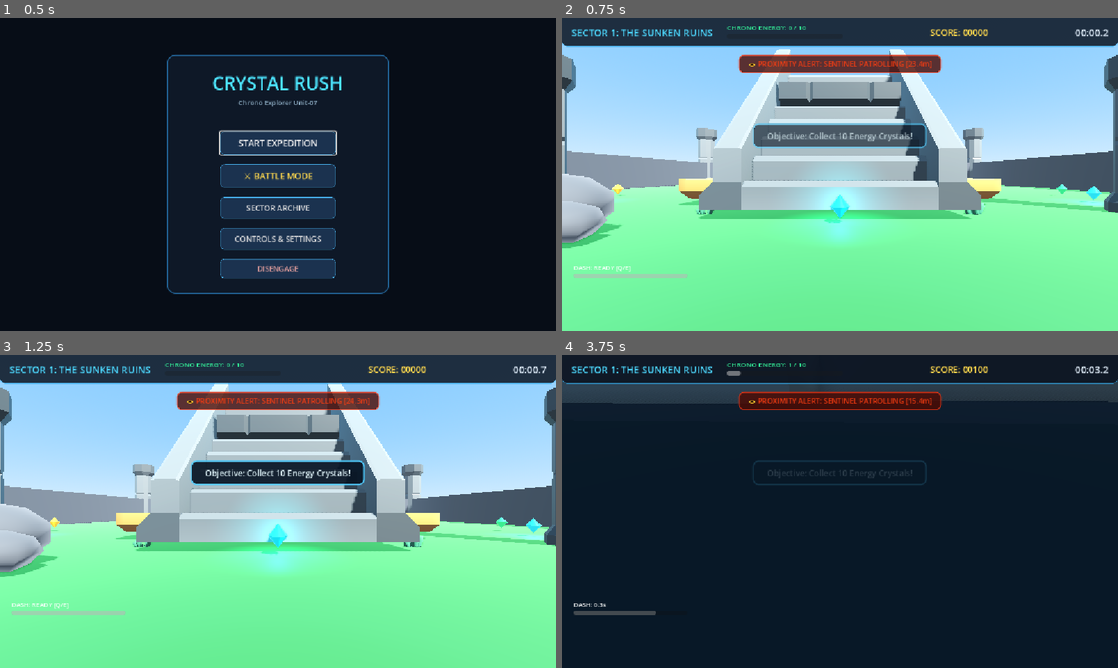
Above: before the commit, frames 1-4 (two rows, left to right).
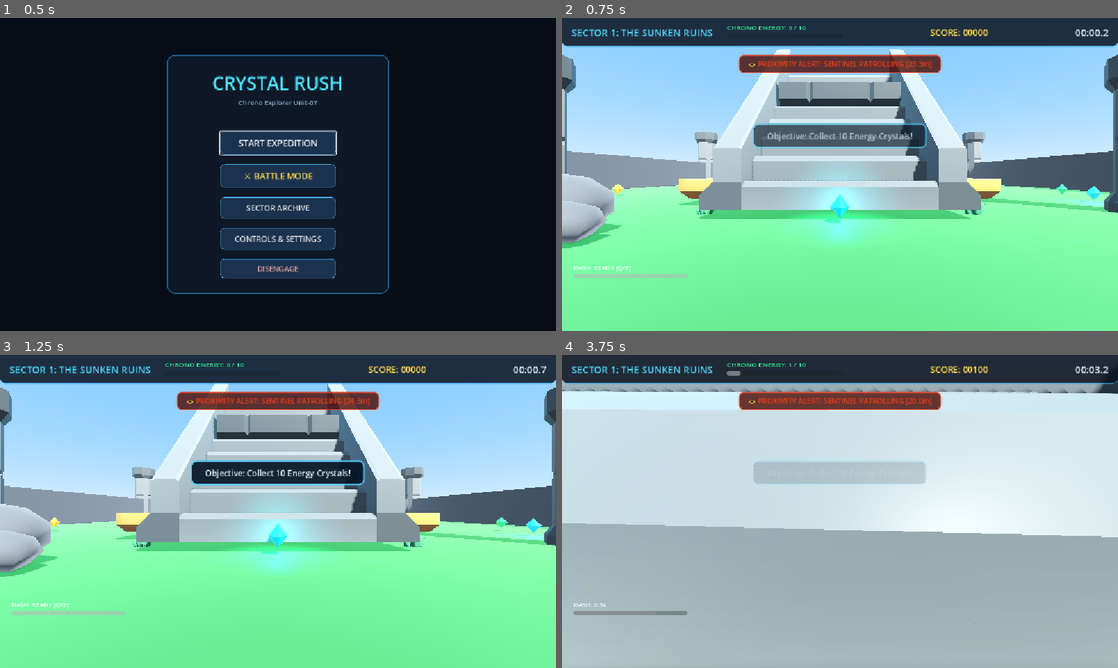
Above: after the commit, the same moments.

Repository: 12Ahm-webSite/test-mcp
Game: Godot game, scene res://ui/main_menu.tscn
Two runs of this game, one before a commit and one after it. Both use one fixed random seed, a clock stepped at 60 frames per second and the inputs below.
Inputs (mouse positions are in pixels of both pictures, inside the frame that each line leads up to):
- Up to frame 1 (0.5 s): no input
- Up to frame 2 (0.75 s): click "START EXPEDITION" at 0.5 s
- Up to frame 3 (1.25 s): no input
- Up to frame 4 (3.75 s): tap Enter at 1.25 s; move the mouse to (867, 511) at 1.27 s; hold W (move_forward) from 1.28 s (still down); tap Q (dash) at 1.35 s; click (867, 511) at 1.42 s; tap Space (jump) at 1.52, 2.27 s; move the mouse to (812, 511) at 2.02 s; tap Shift (sprint) at 2.1 s; move the mouse to (851, 505) at 2.77 s; tap E at 2.85 s; move the mouse to (834, 517) at 3.52 s; tap 1 at 3.6 s; click (834, 517) at 3.67 s

Frame 1 is identical in both runs. In frame 2, 0.3% of the frame differs, in the area x 23-77%, y 13-52%; in frame 3, 0.3%; in frame 4, 91%, in the area x 0-100%, y 8-100%.

Commit message:
fix(physics): resolve prop and stair collisions, prevent building penetration and enable smooth stair climbing

Diff:
--- a/project.godot
+++ b/project.godot
@@ -35,5 +35,3 @@
 [rendering]
 
 rendering_device/driver.windows="d3d12"
-renderer/rendering_method="forward_plus"
-renderer/rendering_method.mobile="mobile"
--- a/scenes/levels/battle_2_canyon.tscn
+++ b/scenes/levels/battle_2_canyon.tscn
@@ -141,16 +141,16 @@
 transform = Transform3D(1.2, 0, 0, 0, 1.2, 0, 0, 0, 1.2, 0, 0, -8)
 
 [node name="Pillar1" parent="Architecture" instance=ExtResource("10_pillar")]
-transform = Transform3D(1, 0, 0, 0, 1.2, 0, 0, 0, 1, -16, 0, 12)
+transform = Transform3D(1.2, 0, 0, 0, 1.2, 0, 0, 0, 1.2, -16, 0, 12)
 
 [node name="Pillar2" parent="Architecture" instance=ExtResource("10_pillar")]
-transform = Transform3D(1, 0, 0, 0, 1.2, 0, 0, 0, 1, 16, 0, 12)
+transform = Transform3D(1.2, 0, 0, 0, 1.2, 0, 0, 0, 1.2, 16, 0, 12)
 
 [node name="Pillar3" parent="Architecture" instance=ExtResource("10_pillar")]
-transform = Transform3D(1, 0, 0, 0, 1.4, 0, 0, 0, 1, -18, 0, -10)
+transform = Transform3D(1.4, 0, 0, 0, 1.4, 0, 0, 0, 1.4, -18, 0, -10)
 
 [node name="Pillar4" parent="Architecture" instance=ExtResource("10_pillar")]
-transform = Transform3D(1, 0, 0, 0, 1.4, 0, 0, 0, 1, 18, 0, -10)
+transform = Transform3D(1.4, 0, 0, 0, 1.4, 0, 0, 0, 1.4, 18, 0, -10)
 
 [node name="PlatStep1" parent="Architecture" instance=ExtResource("11_platform")]
 transform = Transform3D(1, 0, 0, 0, 1, 0, 0, 0, 1, -10, 0.8, -2)
@@ -173,7 +173,7 @@
 transform = Transform3D(2, 0, 0, 0, 2, 0, 0, 0, 2, -15, 0, -22)
 
 [node name="Rock2" parent="Boulders" instance=ExtResource("12_rock")]
-transform = Transform3D(2.5, 0, 0, 0, 2, 0, 0, 0, 2.5, 15, 0, -22)
+transform = Transform3D(2.2, 0, 0, 0, 2.2, 0, 0, 0, 2.2, 15, 0, -22)
 
 [node name="Rock3" parent="Boulders" instance=ExtResource("12_rock")]
 transform = Transform3D(1.8, 0, 0, 0, 1.8, 0, 0, 0, 1.8, -20, 0, 5)
--- a/scenes/levels/battle_3_caverns.tscn
+++ b/scenes/levels/battle_3_caverns.tscn
@@ -142,16 +142,16 @@
 transform = Transform3D(1.4, 0, 0, 0, 1.4, 0, 0, 0, 1.4, 0, 0, -10)
 
 [node name="PillarNW" parent="Monoliths" instance=ExtResource("10_pillar")]
-transform = Transform3D(1.2, 0, 0, 0, 1.6, 0, 0, 0, 1.2, -16, 0, -16)
+transform = Transform3D(1.4, 0, 0, 0, 1.4, 0, 0, 0, 1.4, -16, 0, -16)
 
 [node name="PillarNE" parent="Monoliths" instance=ExtResource("10_pillar")]
-transform = Transform3D(1.2, 0, 0, 0, 1.6, 0, 0, 0, 1.2, 16, 0, -16)
+transform = Transform3D(1.4, 0, 0, 0, 1.4, 0, 0, 0, 1.4, 16, 0, -16)
 
 [node name="PillarSW" parent="Monoliths" instance=ExtResource("10_pillar")]
-transform = Transform3D(1.2, 0, 0, 0, 1.6, 0, 0, 0, 1.2, -16, 0, 16)
+transform = Transform3D(1.4, 0, 0, 0, 1.4, 0, 0, 0, 1.4, -16, 0, 16)
 
 [node name="PillarSE" parent="Monoliths" instance=ExtResource("10_pillar")]
-transform = Transform3D(1.2, 0, 0, 0, 1.6, 0, 0, 0, 1.2, 16, 0, 16)
+transform = Transform3D(1.4, 0, 0, 0, 1.4, 0, 0, 0, 1.4, 16, 0, 16)
 
 [node name="Platforms" type="Node3D" parent="."]
 
--- a/scenes/levels/level_1_ruins.tscn
+++ b/scenes/levels/level_1_ruins.tscn
@@ -153,16 +153,16 @@
 transform = Transform3D(1.2, 0, 0, 0, 1.2, 0, 0, 0, 1.2, 0, 0.4, -3)
 
 [node name="CornerPillarNW" parent="Architecture" instance=ExtResource("9_pillar")]
-transform = Transform3D(1.3, 0, 0, 0, 1.5, 0, 0, 0, 1.3, -27, 0, -27)
+transform = Transform3D(1.4, 0, 0, 0, 1.4, 0, 0, 0, 1.4, -27, 0, -27)
 
 [node name="CornerPillarNE" parent="Architecture" instance=ExtResource("9_pillar")]
-transform = Transform3D(1.3, 0, 0, 0, 1.5, 0, 0, 0, 1.3, 27, 0, -27)
+transform = Transform3D(1.4, 0, 0, 0, 1.4, 0, 0, 0, 1.4, 27, 0, -27)
 
 [node name="CornerPillarSW" parent="Architecture" instance=ExtResource("9_pillar")]
-transform = Transform3D(1.3, 0, 0, 0, 1.5, 0, 0, 0, 1.3, -27, 0, 27)
+transform = Transform3D(1.4, 0, 0, 0, 1.4, 0, 0, 0, 1.4, -27, 0, 27)
 
 [node name="CornerPillarSE" parent="Architecture" instance=ExtResource("9_pillar")]
-transform = Transform3D(1.3, 0, 0, 0, 1.5, 0, 0, 0, 1.3, 27, 0, 27)
+transform = Transform3D(1.4, 0, 0, 0, 1.4, 0, 0, 0, 1.4, 27, 0, 27)
 
 [node name="DistantRuinNorth" parent="Architecture" instance=ExtResource("8_arch")]
 transform = Transform3D(2.5, 0, 0, 0, 2.5, 0, 0, 0, 2.5, 0, 0, -36)
--- a/scenes/levels/level_2_canyon.tscn
+++ b/scenes/levels/level_2_canyon.tscn
@@ -137,16 +137,16 @@
 transform = Transform3D(1.2, 0, 0, 0, 1.2, 0, 0, 0, 1.2, 0, 0, -8)
 
 [node name="Pillar1" parent="Architecture" unique_id=1530375331 instance=ExtResource("9_pillar")]
-transform = Transform3D(1, 0, 0, 0, 1.2, 0, 0, 0, 1, -16, 0, 12)
+transform = Transform3D(1.2, 0, 0, 0, 1.2, 0, 0, 0, 1.2, -16, 0, 12)
 
 [node name="Pillar2" parent="Architecture" unique_id=93814434 instance=ExtResource("9_pillar")]
-transform = Transform3D(1, 0, 0, 0, 1.2, 0, 0, 0, 1, 16, 0, 12)
+transform = Transform3D(1.2, 0, 0, 0, 1.2, 0, 0, 0, 1.2, 16, 0, 12)
 
 [node name="Pillar3" parent="Architecture" unique_id=1427951716 instance=ExtResource("9_pillar")]
-transform = Transform3D(1, 0, 0, 0, 1.4, 0, 0, 0, 1, -18, 0, -10)
+transform = Transform3D(1.4, 0, 0, 0, 1.4, 0, 0, 0, 1.4, -18, 0, -10)
 
 [node name="Pillar4" parent="Architecture" unique_id=911844501 instance=ExtResource("9_pillar")]
-transform = Transform3D(1, 0, 0, 0, 1.4, 0, 0, 0, 1, 18, 0, -10)
+transform = Transform3D(1.4, 0, 0, 0, 1.4, 0, 0, 0, 1.4, 18, 0, -10)
 
 [node name="PlatStep1" parent="Architecture" unique_id=1855252220 instance=ExtResource("10_platform")]
 transform = Transform3D(1, 0, 0, 0, 1, 0, 0, 0, 1, -10, 0.8, -2)
@@ -169,7 +169,7 @@
 transform = Transform3D(2, 0, 0, 0, 2, 0, 0, 0, 2, -15, 0, -22)
 
 [node name="Rock2" parent="Boulders" unique_id=372230835 instance=ExtResource("11_rock")]
-transform = Transform3D(2.5, 0, 0, 0, 2, 0, 0, 0, 2.5, 15, 0, -22)
+transform = Transform3D(2.2, 0, 0, 0, 2.2, 0, 0, 0, 2.2, 15, 0, -22)
 
 [node name="Rock3" parent="Boulders" unique_id=1345601908 instance=ExtResource("11_rock")]
 transform = Transform3D(1.8, 0, 0, 0, 1.8, 0, 0, 0, 1.8, -20, 0, 5)
--- a/scenes/levels/level_3_caverns.tscn
+++ b/scenes/levels/level_3_caverns.tscn
@@ -135,16 +135,16 @@
 transform = Transform3D(1.4, 0, 0, 0, 1.4, 0, 0, 0, 1.4, 0, 0, -10)
 
 [node name="PillarNW" parent="Monoliths" unique_id=509454134 instance=ExtResource("10_pillar")]
-transform = Transform3D(1.2, 0, 0, 0, 1.6, 0, 0, 0, 1.2, -16, 0, -16)
+transform = Transform3D(1.4, 0, 0, 0, 1.4, 0, 0, 0, 1.4, -16, 0, -16)
 
 [node name="PillarNE" parent="Monoliths" unique_id=1562508132 instance=ExtResource("10_pillar")]
-transform = Transform3D(1.2, 0, 0, 0, 1.6, 0, 0, 0, 1.2, 16, 0, -16)
+transform = Transform3D(1.4, 0, 0, 0, 1.4, 0, 0, 0, 1.4, 16, 0, -16)
 
 [node name="PillarSW" parent="Monoliths" unique_id=1563743570 instance=ExtResource("10_pillar")]
-transform = Transform3D(1.2, 0, 0, 0, 1.6, 0, 0, 0, 1.2, -16, 0, 16)
+transform = Transform3D(1.4, 0, 0, 0, 1.4, 0, 0, 0, 1.4, -16, 0, 16)
 
 [node name="PillarSE" parent="Monoliths" unique_id=1612796194 instance=ExtResource("10_pillar")]
-transform = Transform3D(1.2, 0, 0, 0, 1.6, 0, 0, 0, 1.2, 16, 0, 16)
+transform = Transform3D(1.4, 0, 0, 0, 1.4, 0, 0, 0, 1.4, 16, 0, 16)
 
 [node name="OmniLightCenter" type="OmniLight3D" parent="Monoliths" unique_id=1769511507]
 transform = Transform3D(1, 0, 0, 0, 1, 0, 0, 0, 1, 0, 6, 0)
--- a/scenes/player.tscn
+++ b/scenes/player.tscn
@@ -59,6 +59,9 @@
 [node name="Player" type="CharacterBody3D"]
 collision_layer = 2
 collision_mask = 1
+floor_constant_speed = true
+floor_max_angle = 1.0
+floor_snap_length = 0.4
 script = ExtResource("1_script")
 
 [node name="CollisionShape3D" type="CollisionShape3D" parent="."]
--- a/scenes/prop_platform.tscn
+++ b/scenes/prop_platform.tscn
@@ -1,26 +1,49 @@
-[gd_scene load_steps=5 format=3]
+[gd_scene load_steps=8 format=3]
 
 [ext_resource type="PackedScene" path="res://assets/models/platform-large.glb" id="1_plat_model"]
 [ext_resource type="PackedScene" path="res://assets/models/stairs.glb" id="2_stairs_model"]
 
 [sub_resource type="BoxShape3D" id="BoxShape3D_plat"]
-size = Vector3(6.0, 1.8, 6.0)
+size = Vector3(15.0, 4.0, 15.0)
 
 [sub_resource type="BoxShape3D" id="BoxShape3D_ramp"]
-size = Vector3(2.5, 0.4, 4.0)
+size = Vector3(9.0, 0.5, 10.182)
+
+[sub_resource type="BoxShape3D" id="BoxShape3D_stairs_back"]
+size = Vector3(9.0, 7.0, 4.0)
+
+[sub_resource type="BoxShape3D" id="BoxShape3D_stairs_front"]
+size = Vector3(9.0, 3.5, 3.2)
+
+[sub_resource type="BoxShape3D" id="BoxShape3D_landing"]
+size = Vector3(9.0, 7.5, 3.5)
 
 [node name="PropPlatform" type="StaticBody3D"]
+collision_layer = 1
+collision_mask = 1
 
-[node name="CollisionShape3D" type="CollisionShape3D" parent="."]
-transform = Transform3D(1, 0, 0, 0, 1, 0, 0, 0, 1, 0, 0.9, 0)
+[node name="PlatformCollision" type="CollisionShape3D" parent="."]
+transform = Transform3D(1, 0, 0, 0, 1, 0, 0, 0, 1, 0, -1.0, 0)
 shape = SubResource("BoxShape3D_plat")
 
+[node name="RampCollision" type="CollisionShape3D" parent="."]
+transform = Transform3D(1, 0, 0, 0, 0.707107, 0.707107, 0, -0.707107, 0.707107, 0, 3.423, 6.623)
+shape = SubResource("BoxShape3D_ramp")
+
+[node name="StairsCoreBack" type="CollisionShape3D" parent="."]
+transform = Transform3D(1, 0, 0, 0, 1, 0, 0, 0, 1, 0, 1.5, 5.2)
+shape = SubResource("BoxShape3D_stairs_back")
+
+[node name="StairsCoreFront" type="CollisionShape3D" parent="."]
+transform = Transform3D(1, 0, 0, 0, 1, 0, 0, 0, 1, 0, -0.25, 8.8)
+shape = SubResource("BoxShape3D_stairs_front")
+
+[node name="StairsLanding" type="CollisionShape3D" parent="."]
+transform = Transform3D(1, 0, 0, 0, 1, 0, 0, 0, 1, 0, 3.45, 1.6)
+shape = SubResource("BoxShape3D_landing")
+
 [node name="PlatformModel" parent="." instance=ExtResource("1_plat_model")]
-transform = Transform3D(3.0, 0, 0, 0, 1.8, 0, 0, 0, 3.0, 0, 0, 0)
-
-[node name="RampCollision" type="CollisionShape3D" parent="."]
-transform = Transform3D(1, 0, 0, 0, 0.927184, 0.374607, 0, -0.374607, 0.927184, 0, 0.8, 4.5)
-shape = SubResource("BoxShape3D_ramp")
+transform = Transform3D(3, 0, 0, 0, 1.8, 0, 0, 0, 3, 0, 0, 0)
 
 [node name="StairsModel" parent="." instance=ExtResource("2_stairs_model")]
 transform = Transform3D(1.8, 0, 0, 0, 1.8, 0, 0, 0, 1.8, 0, 0, 3.2)
--- a/scenes/prop_rock.tscn
+++ b/scenes/prop_rock.tscn
@@ -3,7 +3,7 @@
 [ext_resource type="Material" path="res://assets/materials/mat_rock.tres" id="1_rock_mat"]
 
 [sub_resource type="BoxShape3D" id="BoxShape3D_rock"]
-size = Vector3(2.4, 1.5, 2.0)
+size = Vector3(2.8, 1.6, 2.4)
 
 [sub_resource type="SphereMesh" id="SphereMesh_boulder1"]
 material = ExtResource("1_rock_mat")
@@ -24,9 +24,11 @@
 size = Vector3(0.5, 0.4, 0.5)
 
 [node name="PropRock" type="StaticBody3D"]
+collision_layer = 1
+collision_mask = 1
 
 [node name="CollisionShape3D" type="CollisionShape3D" parent="."]
-transform = Transform3D(1, 0, 0, 0, 1, 0, 0, 0, 1, 0, 0.75, 0)
+transform = Transform3D(1, 0, 0, 0, 1, 0, 0, 0, 1, 0.15, 0.8, 0)
 shape = SubResource("BoxShape3D_rock")
 
 [node name="BoulderMain" type="MeshInstance3D" parent="."]
--- a/scenes/prop_ruins_arch.tscn
+++ b/scenes/prop_ruins_arch.tscn
@@ -1,15 +1,28 @@
-[gd_scene load_steps=3 format=3]
+[gd_scene load_steps=5 format=3]
 
 [ext_resource type="PackedScene" path="res://assets/models/wall_arched.glb" id="1_model"]
 
-[sub_resource type="BoxShape3D" id="BoxShape3D_arch"]
-size = Vector3(4.2, 4.0, 1.2)
+[sub_resource type="BoxShape3D" id="BoxShape3D_pillar_side"]
+size = Vector3(2.3, 7.2, 1.8)
+
+[sub_resource type="BoxShape3D" id="BoxShape3D_lintel"]
+size = Vector3(2.6, 3.0, 1.8)
 
 [node name="PropRuinsArch" type="StaticBody3D"]
+collision_layer = 1
+collision_mask = 1
 
-[node name="CollisionShape3D" type="CollisionShape3D" parent="."]
-transform = Transform3D(1, 0, 0, 0, 1, 0, 0, 0, 1, 0, 2.0, 0)
-shape = SubResource("BoxShape3D_arch")
+[node name="ColPillarL" type="CollisionShape3D" parent="."]
+transform = Transform3D(1, 0, 0, 0, 1, 0, 0, 0, 1, -2.45, 3.6, 0)
+shape = SubResource("BoxShape3D_pillar_side")
+
+[node name="ColPillarR" type="CollisionShape3D" parent="."]
+transform = Transform3D(1, 0, 0, 0, 1, 0, 0, 0, 1, 2.45, 3.6, 0)
+shape = SubResource("BoxShape3D_pillar_side")
+
+[node name="ColLintel" type="CollisionShape3D" parent="."]
+transform = Transform3D(1, 0, 0, 0, 1, 0, 0, 0, 1, 0, 5.7, 0)
+shape = SubResource("BoxShape3D_lintel")
 
 [node name="Model" parent="." instance=ExtResource("1_model")]
 transform = Transform3D(1.8, 0, 0, 0, 1.8, 0, 0, 0, 1.8, 0, 0, 0)
--- a/scenes/prop_tech_pillar.tscn
+++ b/scenes/prop_tech_pillar.tscn
@@ -3,13 +3,15 @@
 [ext_resource type="PackedScene" path="res://assets/models/pillar.glb" id="1_model"]
 
 [sub_resource type="CylinderShape3D" id="CylinderShape3D_pillar"]
-height = 4.2
-radius = 0.65
+height = 7.2
+radius = 1.35
 
 [node name="PropTechPillar" type="StaticBody3D"]
+collision_layer = 1
+collision_mask = 1
 
 [node name="CollisionShape3D" type="CollisionShape3D" parent="."]
-transform = Transform3D(1, 0, 0, 0, 1, 0, 0, 0, 1, 0, 2.1, 0)
+transform = Transform3D(1, 0, 0, 0, 1, 0, 0, 0, 1, 0, 3.6, 0)
 shape = SubResource("CylinderShape3D_pillar")
 
 [node name="Model" parent="." instance=ExtResource("1_model")]
--- a/scripts/player.gd
+++ b/scripts/player.gd
@@ -109,6 +109,9 @@
 
 func _ready() -> void:
 	add_to_group("player")
+	floor_constant_speed = true
+	floor_max_angle = 1.0
+	floor_snap_length = 0.4
 	_setup_input_map()
 
 	if head:
